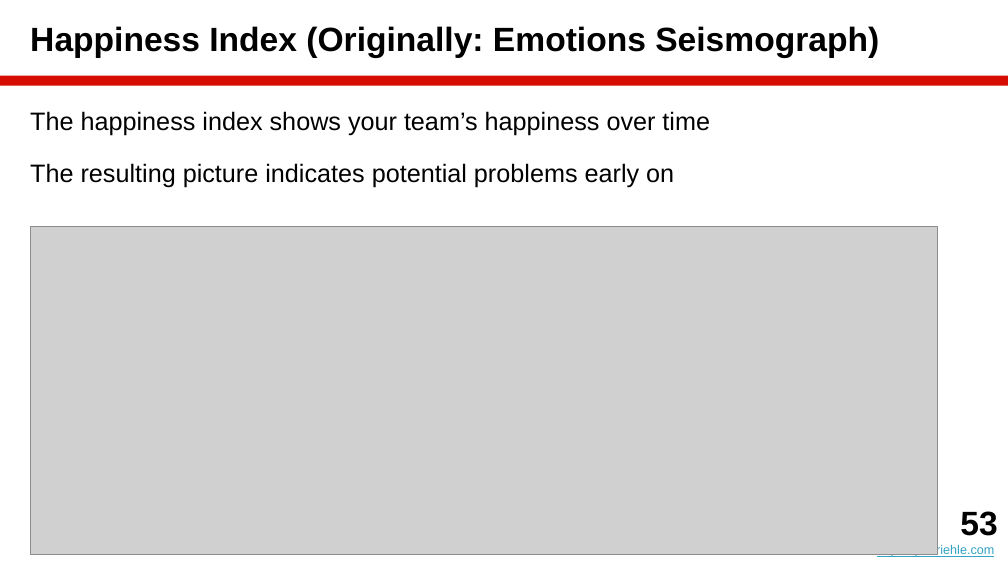
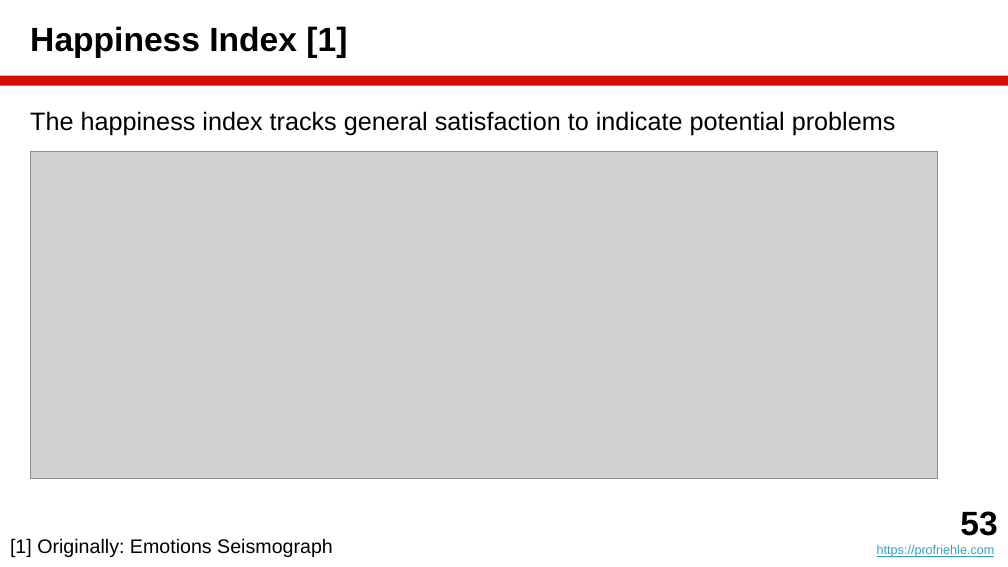
Before and after one commit to dirkriehle/amos-course, a slide deck: slide 53 of Lecture slides/AMOS B01 - Team and Tools.pptx. Drawn at 1008x567 pixels with LibreOffice and Linux fonts; fonts in the diff are those of the drawing; grey boxes stand for pictures. Boxes give left, top, right and bottom in pixels: in the first picture for what was removed or moved away, otherwise in the second. Text is boxed around its words. In the diff, an @@ line names an element or a change of style, - is before the commit and + after.

```diff
--- a/Lecture slides/AMOS B01 - Team and Tools.pptx
+++ b/Lecture slides/AMOS B01 - Team and Tools.pptx
@@ title at <box>30,26,347,58</box>: text changed @@
-Happiness Index (Originally: Emotions Seismograph)
+Happiness Index [1]
@@ text at <box>30,111,896,136</box>: text changed @@
-The happiness index shows your team’s happiness over time
-The resulting picture indicates potential problems early on
+The happiness index tracks general satisfaction to indicate potential problems
@@ picture: place and size @@
-picture at <box>30,227,937,554</box>
+picture at <box>30,151,937,479</box>
@@ text added at <box>10,538,333,557</box>, 14 pt, text #000000 @@
+[1] Originally: Emotions Seismograph
```
Also in this commit, not shown: 2 other slides changed, 18 other files.
